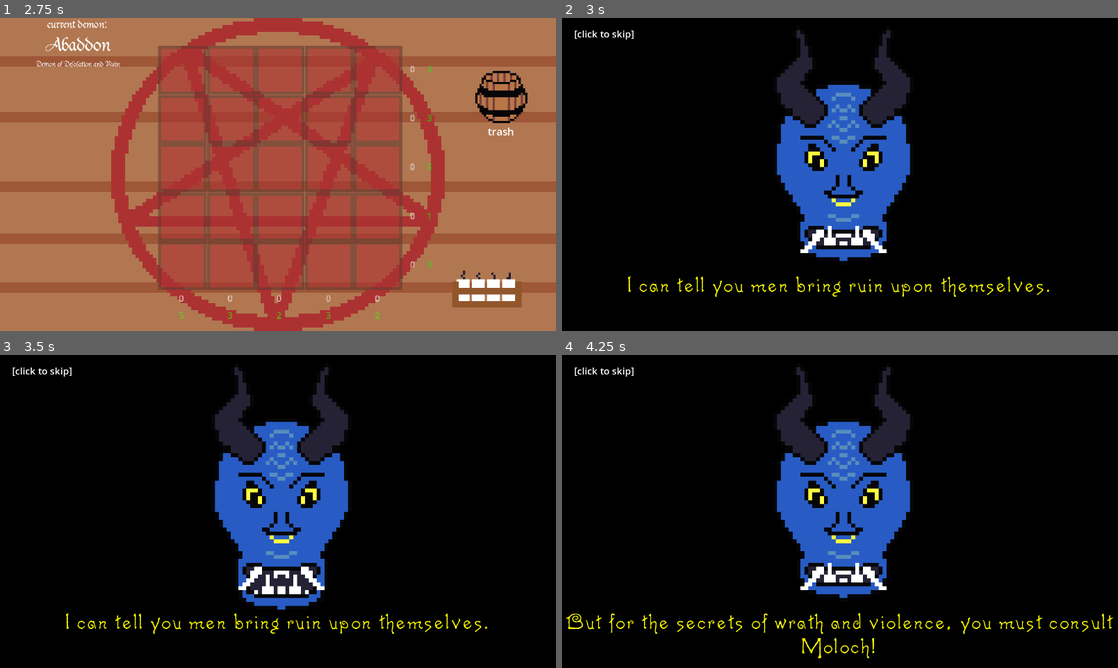
Above: before the commit, frames 1-4 (two rows, left to right).
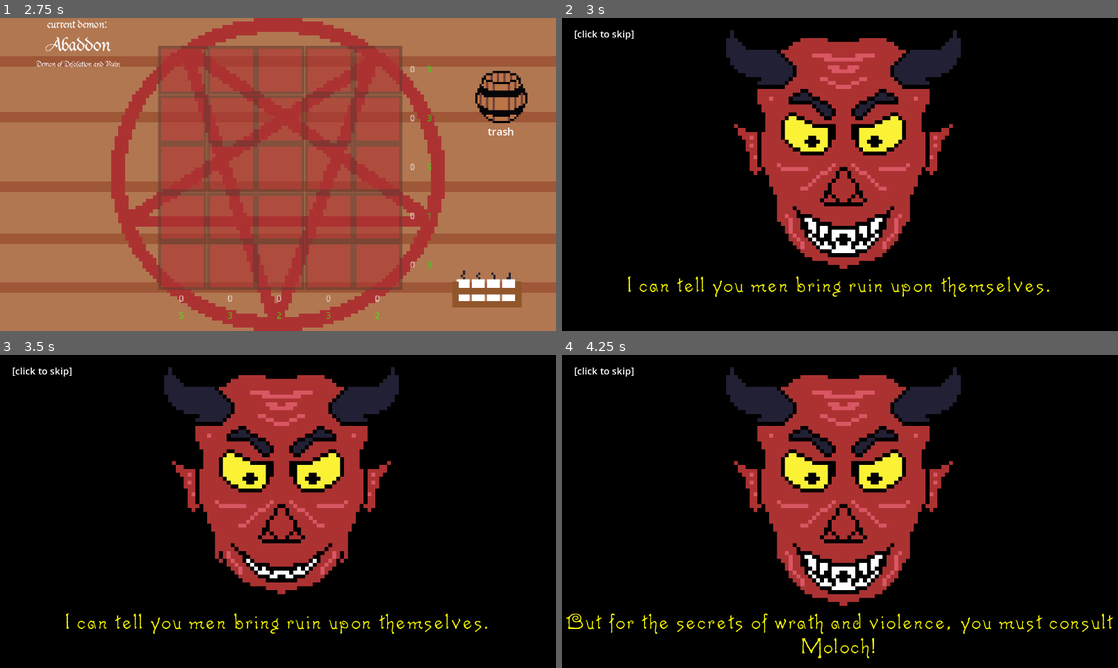
Above: after the commit, the same moments.

Repository: adrientremblay/ld55
Game: Godot game, scene res://scenes/title_screen.tscn
Two runs of this game, one before a commit and one after it. Both use one fixed random seed, a clock stepped at 60 frames per second and the inputs below.
Inputs (mouse positions are in pixels of both pictures, inside the frame that each line leads up to):
- Up to frame 1 (2.75 s): tap Enter at 0.5, 1.25, 2 s; move the mouse to (400, 158) at 0.52 s; press the mouse at (400, 158) at 0.53 s; move the mouse to (166, 190) at 1.27 s; release the mouse at (166, 190) at 1.28 s; click (166, 190) at 1.35 s; move the mouse to (333, 105) at 2.02 s; press the mouse at (333, 105) at 2.03 s
- Up to frame 2 (3 s): tap Space (skip_level) at 2.75 s; move the mouse to (1051, 290) at 2.77 s; release the mouse at (1051, 290) at 2.78 s; click (1051, 290) at 2.85 s
- Up to frame 3 (3.5 s): no input
- Up to frame 4 (4.25 s): tap Enter at 3.5 s; move the mouse to (1006, 558) at 3.52 s; press the mouse at (1006, 558) at 3.53 s

Frame 1 is identical in both runs. In frame 2, 19% of the frame differs, in the area x 29-72%, y 3-81%; in frame 3, 19%; in frame 4, 19%.

Commit message:
demon face changes

Diff:
--- a/scenes/demon_scene.tscn
+++ b/scenes/demon_scene.tscn
@@ -31,7 +31,7 @@
 "texture": SubResource("AtlasTexture_i18yd")
 }],
 "loop": true,
-"name": &"demon1",
+"name": &"Abaddon",
 "speed": 5.0
 }, {
 "frames": [{
@@ -42,7 +42,7 @@
 "texture": SubResource("AtlasTexture_3lvnw")
 }],
 "loop": true,
-"name": &"demon2",
+"name": &"Moloch",
 "speed": 5.0
 }]
 
@@ -75,7 +75,7 @@
 position = Vector2(648, 298)
 scale = Vector2(9, 9)
 sprite_frames = SubResource("SpriteFrames_2gw6p")
-animation = &"demon2"
+animation = &"Abaddon"
 
 [node name="SkipText" type="Label" parent="."]
 layout_mode = 1
--- a/scripts/demon_scene.gd
+++ b/scripts/demon_scene.gd
@@ -27,6 +27,7 @@
 	visible = true
 	line_i = 0
 	$SpeechBubble.text = demon.lines[line_i]
+	$DemonFace.animation = demon.name
 
 func banish():
 	Global.game_paused = false
